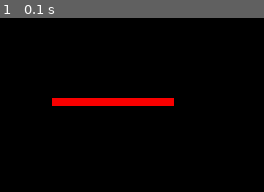
Above: before the commit, frame 1.
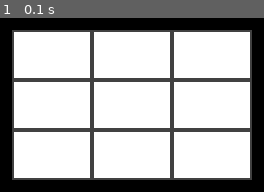
Above: after the commit, the same moment.

Repository: ExcaliburZero/pygame-test
Game: pygame game, started from pygametest/window.py
Two runs of this game, one before a commit and one after it. Both use one fixed random seed, a clock stepped at 60 frames per second and the inputs below.
Inputs:
- Up to frame 1 (0.1 s): no input

The runs differ from the first frame. In frame 1, 78% of the frame differs, in the area x 4-96%, y 6-94%.

Commit message:
Add basic image drawing
Add a basic test of drawing images onto the screen.

Diff:
--- a/pygametest/window.py
+++ b/pygametest/window.py
@@ -9,7 +9,14 @@
 pygame.display.set_caption("Test!")
 
 # Do some drawing
-pygame.draw.line(DISPLAYSURF, (249, 0, 0), (60, 60), (120, 60), 4)
+images_dir = "resources/images/"
+image_location_panel_normal = images_dir + "panel_normal.png"
+image_panel_normal = pygame.image.load(image_location_panel_normal)
+
+# Draw panels
+for x in range(3):
+    for y in range(3):
+        DISPLAYSURF.blit(image_panel_normal, (((x + 1) * 40), ((y + 1) * 25)))
 
 # Main game loop
 while True:
Binary file added: resources/images/panel_normal.png
